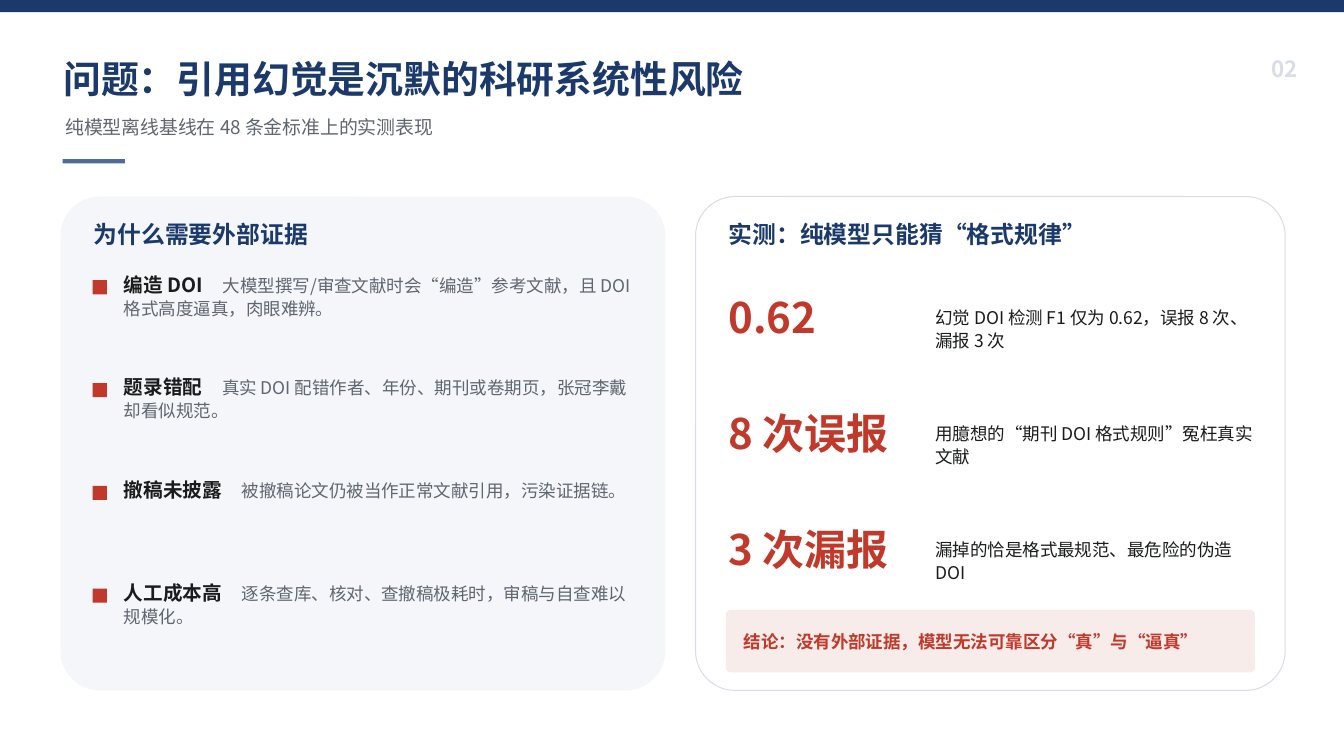
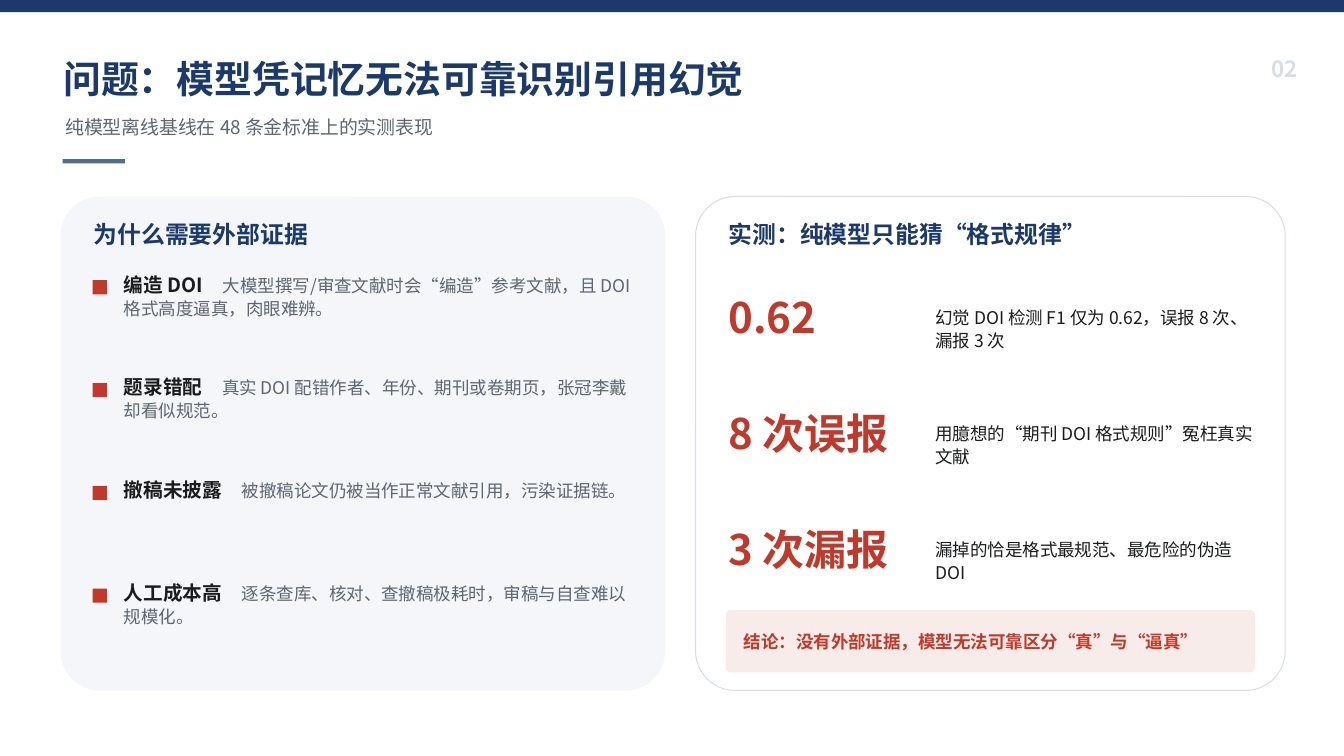
Before and after one commit to medisean/sciencepal-paper-verifier, a slide deck: slide 2 of assets/科研论文核查员.pptx. Drawn at 1344x756 pixels with LibreOffice and Linux fonts; fonts in the diff are those of the drawing. Boxes give left, top, right and bottom in pixels: in the first picture for what was removed or moved away, otherwise in the second. Text is boxed around its words. In the diff, an @@ line names an element or a change of style, - is before the commit and + after.

```diff
--- a/assets/科研论文核查员.pptx
+++ b/assets/科研论文核查员.pptx
@@ text at <box>63,61,743,97</box>: text changed @@
-问题：引用幻觉是沉默的科研系统性风险
+问题：模型凭记忆无法可靠识别引用幻觉
```
Also in this commit, not shown: 3 other slides changed, 8 other files.
